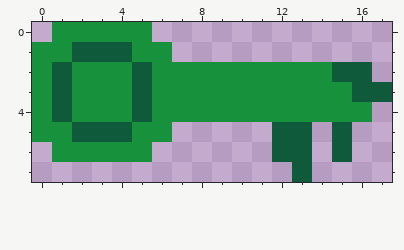
A pixel-art file gets an edit: Arrcival-Archipelago/content/key/key_smol.ase. This is how it looked before the edit.
18x8 pixels, 1 frame.
Once edited:
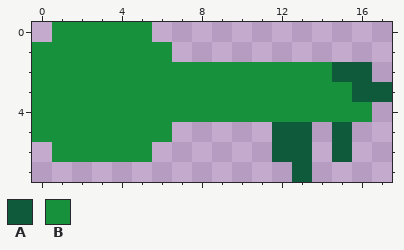
Palette (. is transparent): A #105a3c  B #18913c
Difference:
y 1: x 2..4 AAA -> BBB
y 2..4: x 1 A -> B; x 5 A -> B
y 5: x 2..4 AAA -> BBB
